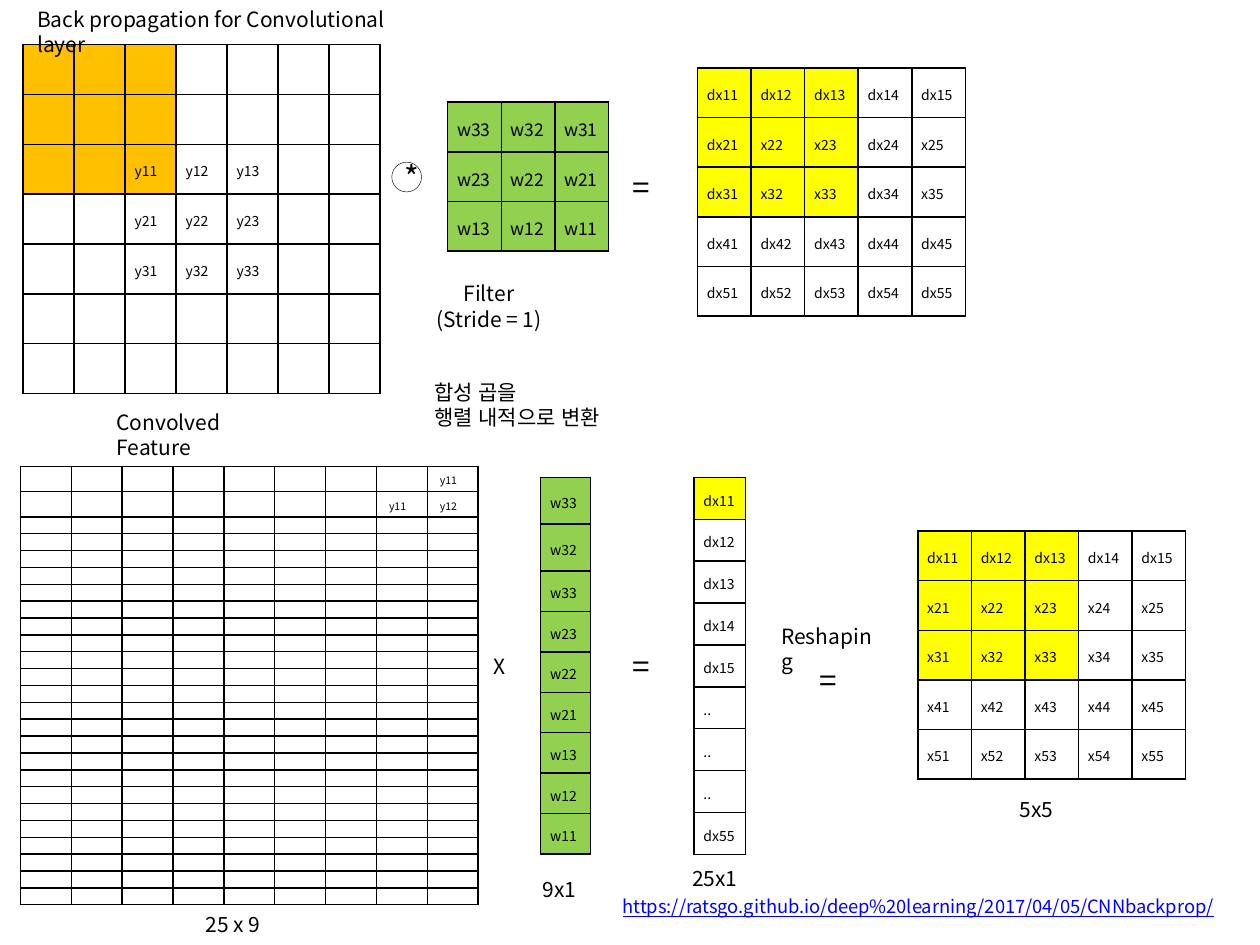
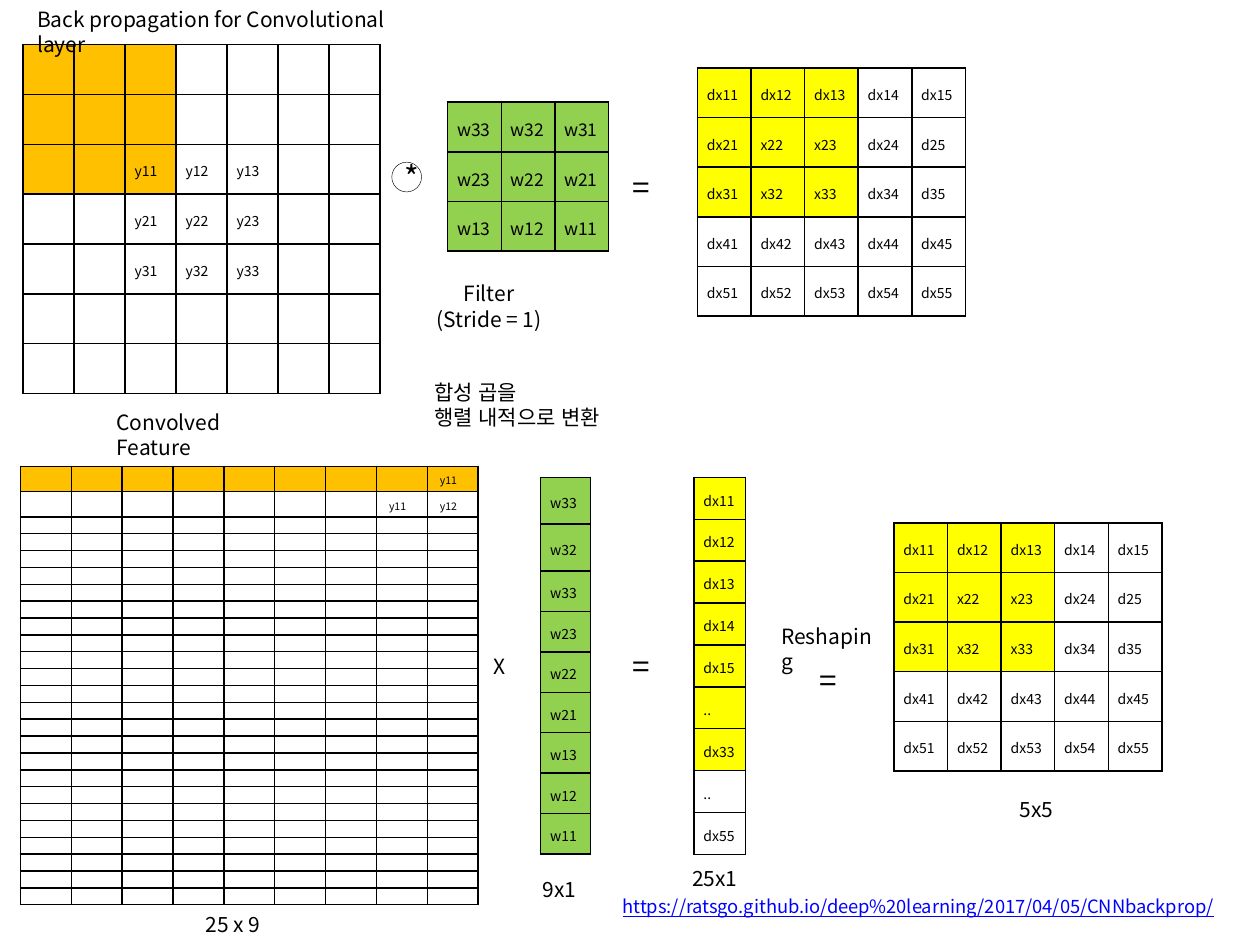
Before and after one commit to kimkangbo/mlforhighschool, a slide deck: slide 2 of doc/convolutional_neual_networks.pptx. Drawn at 1260x945 pixels with LibreOffice and Linux fonts; fonts in the diff are those of the drawing. Boxes give left, top, right and bottom in pixels: in the first picture for what was removed or moved away, otherwise in the second. Text is boxed around its words. In the diff, an @@ line names an element or a change of style, - is before the commit and + after.

Commit message:
Modify pictures
Modify pictures

```diff
--- a/doc/convolutional_neual_networks.pptx
+++ b/doc/convolutional_neual_networks.pptx
@@ table at box(698, 68, 969, 316) @@
-row 2, column 5: x25
+row 2, column 5: d25
-row 3, column 5: x35
+row 3, column 5: d35
@@ table at box(20, 466, 474, 903) @@
@@ fill #FFFFFF to #FFC000 in row 1 @@
@@ table at box(694, 478, 746, 854) @@
-row 7, column 1: ..
+row 7, column 1: dx33
@@ fill #FFFFFF to #FFFF00 in 6 cells @@
@@ table at box(895, 523, 1166, 771) @@
-row 2: x21 | x22 | x23 | x24 | x25
+row 2: dx21 | x22 | x23 | dx24 | d25
-row 3: x31 | x32 | x33 | x34 | x35
+row 3: dx31 | x32 | x33 | dx34 | d35
-row 4: x41 | x42 | x43 | x44 | x45
+row 4: dx41 | dx42 | dx43 | dx44 | dx45
-row 5: x51 | x52 | x53 | x54 | x55
+row 5: dx51 | dx52 | dx53 | dx54 | dx55
@@ table: place and size @@
-table at box(917, 530, 1188, 779)
+table at box(895, 523, 1166, 771)
```
